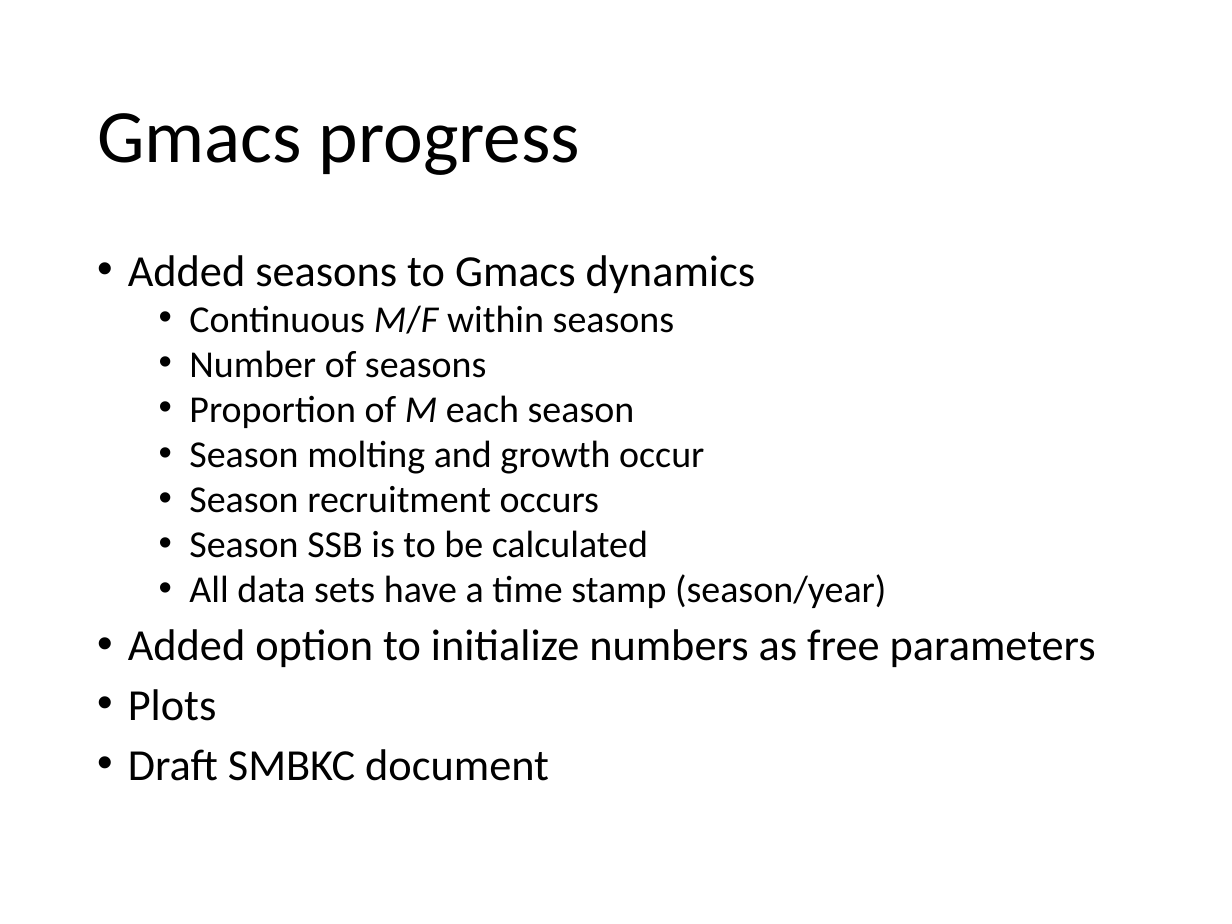
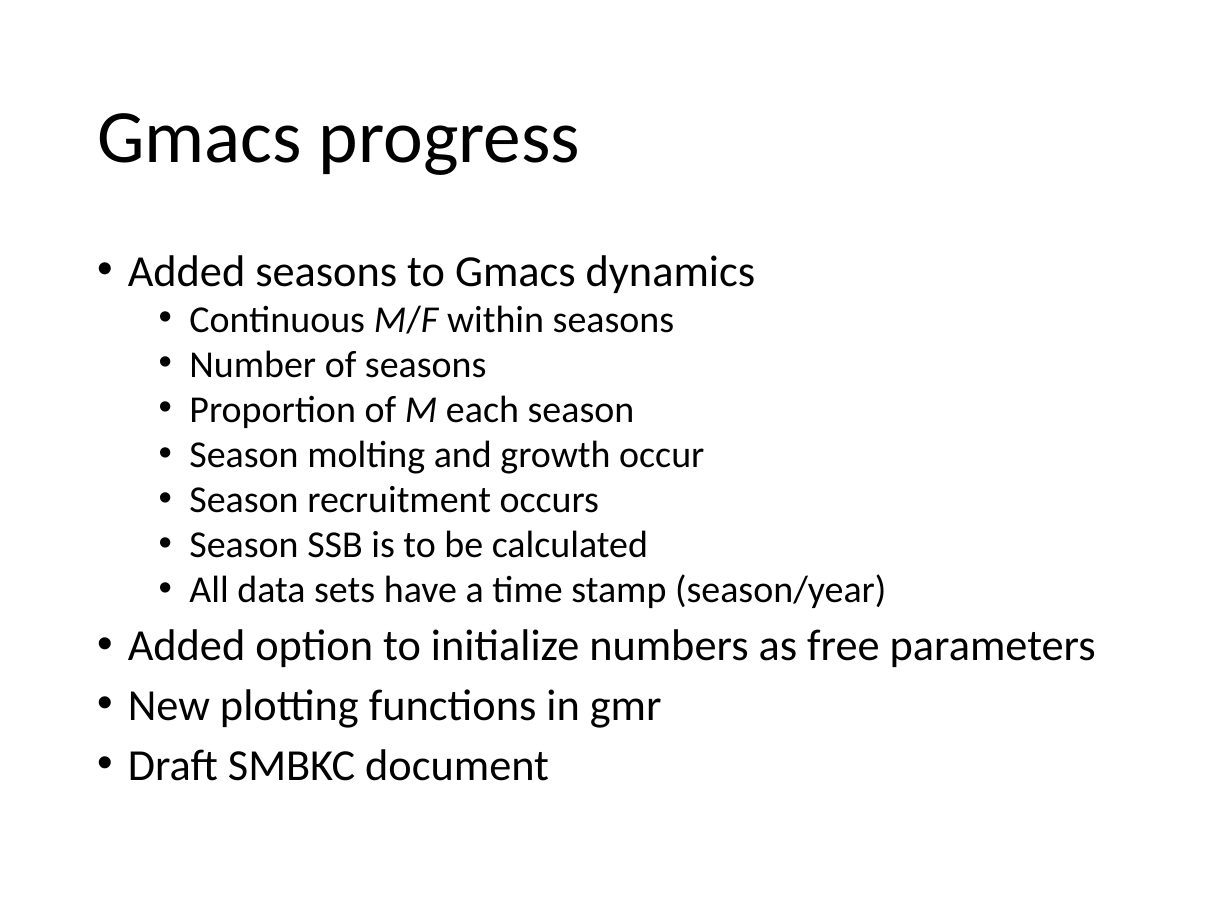
Before and after one commit to seacode/gmacs, a slide deck: slide 2 of docs/smbkc/smbkc.pptx. Drawn at 1232x924 pixels with LibreOffice and Linux fonts; fonts in the diff are those of the drawing. Boxes give left, top, right and bottom in pixels: in the first picture for what was removed or moved away, otherwise in the second. Text is boxed around its words. In the diff, an @@ line names an element or a change of style, - is before the commit and + after.

```diff
--- a/docs/smbkc/smbkc.pptx
+++ b/docs/smbkc/smbkc.pptx
@@ text at [128, 689, 662, 728]: text changed @@
-• Plots
+• New plotting functions in gmr
```
Also in this commit, not shown: 2 other slides changed, 4 slides added, 6 other files.
